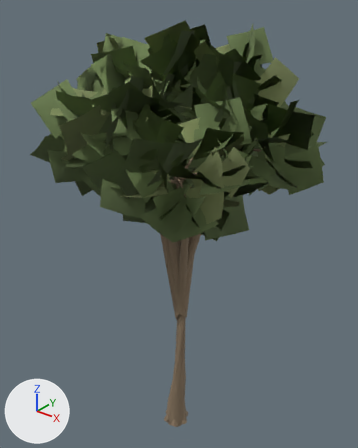
An edit to the glTF model apps/browser/public/assets/roadside-oak.glb, drawn before and after from the same camera.
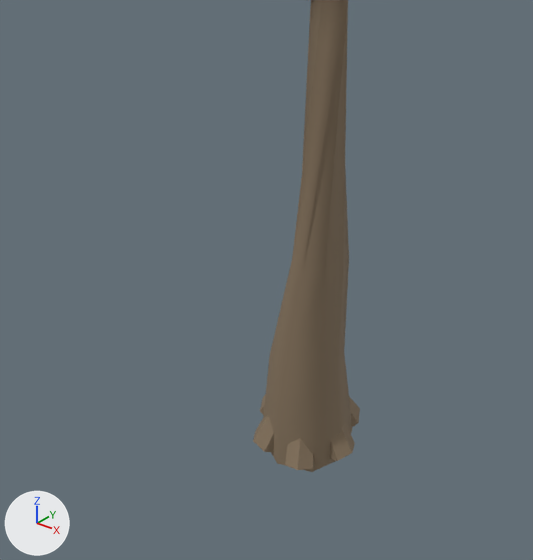
Each version appears first whole from a camera (50 mm lens) standing at (7.02, -8.64, 12.01) and looking at (-0.25, 0.45, 6.37), and next in a close-up on the part from 30% to 64% of the width and 71% to 100% of the height. Every picture has the same lights, and +X, +Y and +Z are marked at lower left. The older version's two pictures come first. Vertices at exactly the same position are counted once.

The first close-up shows 'wood'.
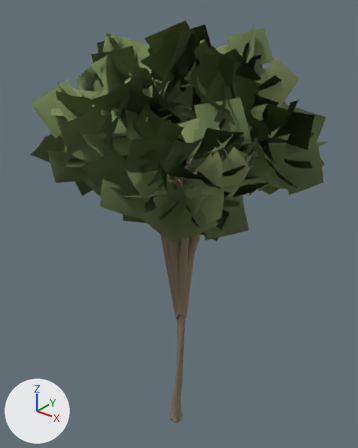
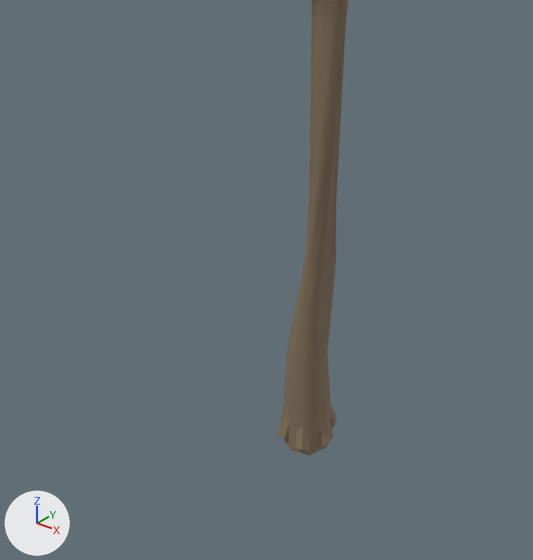
Changed parts and their boxes [x1, y1, x2, y2] in the close-ups (533 x 560 px; the box of a moved part takes in the faces that stretch with it):
```json
{"object": "wood", "change": "reshaped", "before": [253, 0, 360, 472], "after": [278, 0, 348, 455]}
{"part": 1, "of": "me_oak_trunk_001", "change": "moved or reshaped", "before": [330, 423, 355, 461], "after": [320, 418, 333, 446]}
{"part": 2, "of": "me_oak_trunk_001", "change": "moved or reshaped", "before": [349, 396, 360, 427], "after": [330, 403, 336, 428], "on screen": "mostly hidden"}
{"part": 3, "of": "me_oak_trunk_001", "change": "moved or reshaped", "before": [260, 394, 266, 415], "on screen": "not visible afterwards"}
{"part": 4, "of": "me_oak_trunk_001", "change": "moved or reshaped", "before": [253, 415, 274, 452], "after": [278, 411, 289, 443]}
{"part": 5, "of": "me_oak_trunk_001", "change": "moved or reshaped", "before": [285, 438, 314, 470], "after": [295, 424, 311, 450]}
{"part": 6, "of": "me_oak_trunk_001", "change": "moved or reshaped", "before": [263, 0, 352, 472], "after": [283, 0, 347, 455]}
```

Scene script edits in JSON lines:
```json
{"block": "me_oak_trunk_001", "where": "me_oak_trunk_001.from_pydata(...)  # 2560 vertices, 3496 faces; spans x -2.48..2.43, y -2.06..2.36, z -0.02..10.43"}
{"block": "me_oak_trunk_001", "where": "# used by ob_wood; location = (0.0, 0.0, 0.0)"}
{"block": "me_oak_trunk_001", "change": "me_oak_trunk_001 part 1: the loose piece of 12 vertices spanning x -0.07..0.4, y -0.1..0.1, z -0.01..0.68 is scaled about its middle by (0.517, 0.55, 1), then moved by (-0.07, -0.01, 0.0)"}
{"block": "me_oak_trunk_001", "change": "me_oak_trunk_001 part 2: the loose piece of 12 vertices spanning x -0.07..0.26, y -0.06..0.35, z -0.01..0.68 is scaled about its middle by (0.506, 0.592, 1), then moved by (-0.04, -0.07, 0.0)"}
{"block": "me_oak_trunk_001", "change": "me_oak_trunk_001 part 3: the loose piece of 12 vertices spanning x -0.4..0.07, y -0.1..0.1, z -0.01..0.68 is scaled about its middle by (0.583, 0.55, 1), then moved by (0.08, -0.01, 0.0)"}
{"block": "me_oak_trunk_001", "change": "me_oak_trunk_001 part 4: the loose piece of 12 vertices spanning x -0.26..0.07, y -0.35..0.06, z -0.01..0.68 is scaled about its middle by (0.594, 0.508, 1), then moved by (0.05, 0.06, 0.0)"}
{"block": "me_oak_trunk_001", "change": "me_oak_trunk_001 part 5: the loose piece of 12 vertices spanning x -0.07..0.26, y -0.35..0.06, z -0.01..0.68 is scaled about its middle by (0.506, 0.508, 1), then moved by (-0.04, 0.06, 0.0)"}
{"block": "me_oak_trunk_001", "change": "me_oak_trunk_001 part 6: 24 of 2560 vertices moved; they spanned x -0.32..0.32, y -0.32..0.32, z -0.02..1.67 and now span x -0.18..0.21, y -0.18..0.18, z -0.02..1.67; mean shift (0.0, 0.0, 0.0); largest move (-0.23, 0.23, 0.02) -> (-0.12, 0.12, 0.02)"}
```
